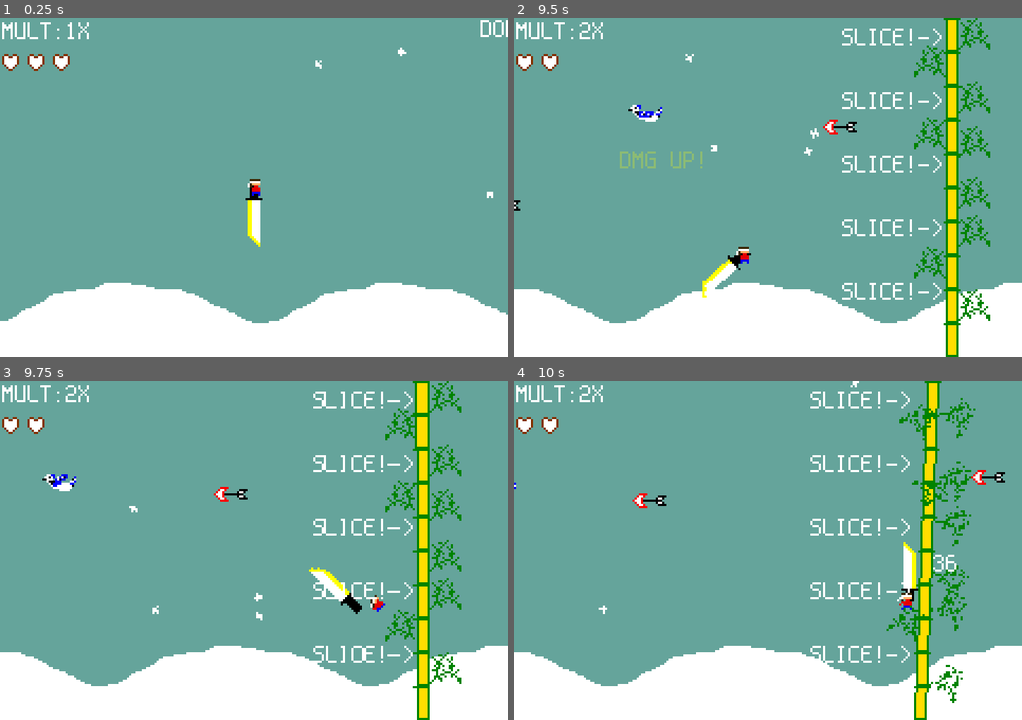
Above: before the commit, frames 1-4 (two rows, left to right).
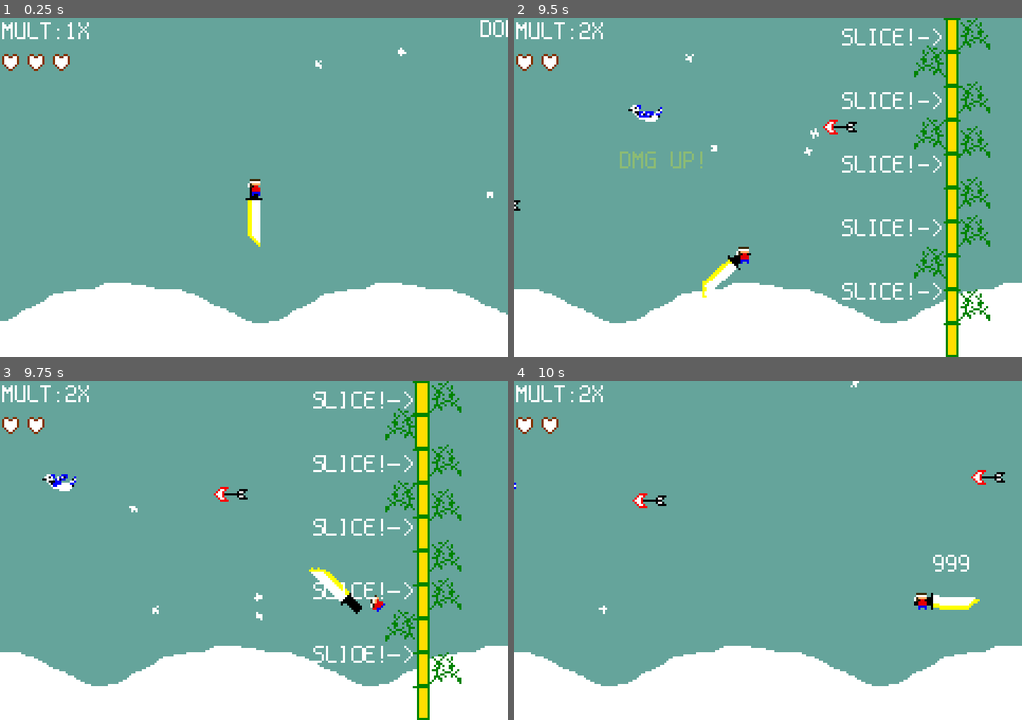
Above: after the commit, the same moments.

Repository: bytomancer/clonq-jam-2026
Game: Godot game, scene res://scn/main.tscn
Two runs of this game, one before a commit and one after it. Both use one fixed random seed, a clock stepped at 60 frames per second and the inputs below. This scene is started directly instead of the project's main scene.
Inputs (mouse positions are in pixels of both pictures, inside the frame that each line leads up to):
- Up to frame 1 (0.25 s): no input
- Up to frame 2 (9.5 s): tap Enter (ui_accept) at 0.5, 0.6, 0.77, 1.07, 1.35, 1.52, 1.82, 2.1, 2.85, 3.02, 3.32, 3.6, 3.77, 4.07, 4.35, 4.52, 4.82, 5.1, 5.85, 6.02, 6.32, 6.6, 6.77, 7.07, 7.35, 7.52, 7.82, 8.1, 8.85, 9.02, 9.32 s; move the mouse to (879, 170) at 0.52 s; move the mouse to (666, 204) at 1.27 s; move the mouse to (818, 112) at 2.02 s; move the mouse to (742, 255) at 2.77 s; move the mouse to (920, 238) at 3.52 s; move the mouse to (615, 136) at 4.27 s; move the mouse to (793, 187) at 5.02 s; move the mouse to (691, 102) at 5.77 s; move the mouse to (879, 170) at 6.52 s; move the mouse to (666, 204) at 7.27 s; move the mouse to (818, 112) at 8.02 s; move the mouse to (742, 255) at 8.77 s
- Up to frame 3 (9.75 s): move the mouse to (406, 601) at 9.52 s; tap Enter (ui_accept) at 9.6 s
- Up to frame 4 (10 s): tap Enter (ui_accept) at 9.77 s

Frames 1-3 are identical in both runs. In frame 4, 5.8% of the frame differs, in the area x 58-92%, y 0-100%.

Commit message:
feat: godmode, bgm placeholder

Diff:
--- a/godot/scn/main.tscn
+++ b/godot/scn/main.tscn
@@ -219,6 +219,7 @@
 
 [node name="Bgm" type="AudioStreamPlayer" parent="." unique_id=1496811770]
 stream = ExtResource("20_6d0je")
-volume_db = -8.785
+volume_db = -10.0
+autoplay = true
 
 [connection signal="body_exited" from="AreaToKeepObjectsLoaded" to="AreaToKeepObjectsLoaded" method="_on_body_exited"]
--- a/godot/src/player.gd
+++ b/godot/src/player.gd
@@ -14,6 +14,8 @@
 var dmg_display
 var hud
 
+var godmode = false
+
 func _enter_tree() -> void:
 	self.dmg_display = get_node("/root/Main/DmgNumDisplay")
 	self.hud = get_node("/root/Main/HUD")
@@ -26,6 +28,9 @@
 	target.move_and_slide()
 	previous_knife_ang_vel = $Knife.angular_velocity
 
+	if Input.is_action_just_released("ui_accept"):
+		godmode = !godmode
+
 func _on_slicer_body_entered(body: Node2D) -> void:
 	if !body.is_in_group("damaged_by_sword_edge"):
 		pass
@@ -33,6 +38,8 @@
 	var dmg = knife_speed * damage_multiplier
 	if dmg < 1.0:
 		dmg = 1.0
+	if godmode:
+		dmg = 999.0
 	print(dmg)
 	body.damage(dmg)
 
@@ -51,6 +58,8 @@
 	reduce_hearts()
 
 func reduce_hearts() -> void:
+	if godmode:
+		return
 	if self.hud.get_heart_count() == 1:
 		get_tree().change_scene_to_file("res://scn/lose.tscn")
 	self.hud.reduce_hearts()
Not shown, added: assets/bgm.tg
Not shown, changed: godot/ass/bgm.wav
